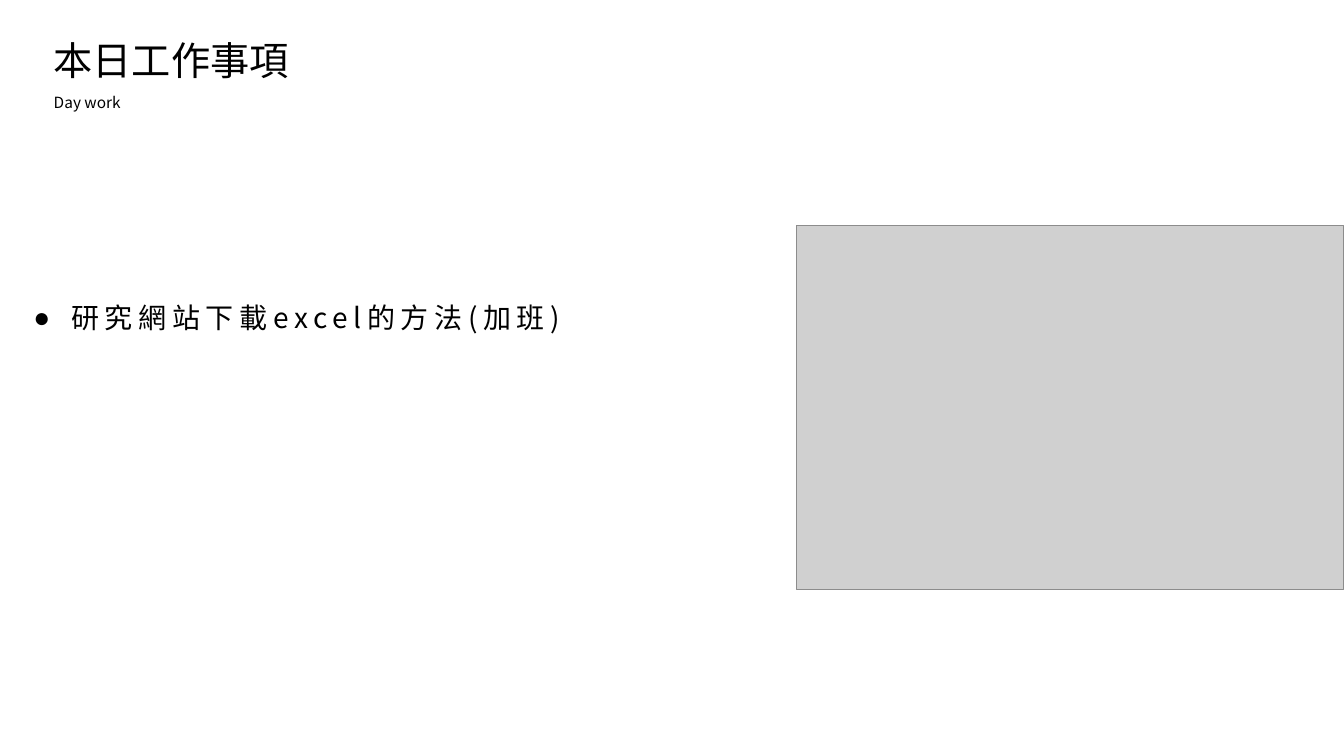
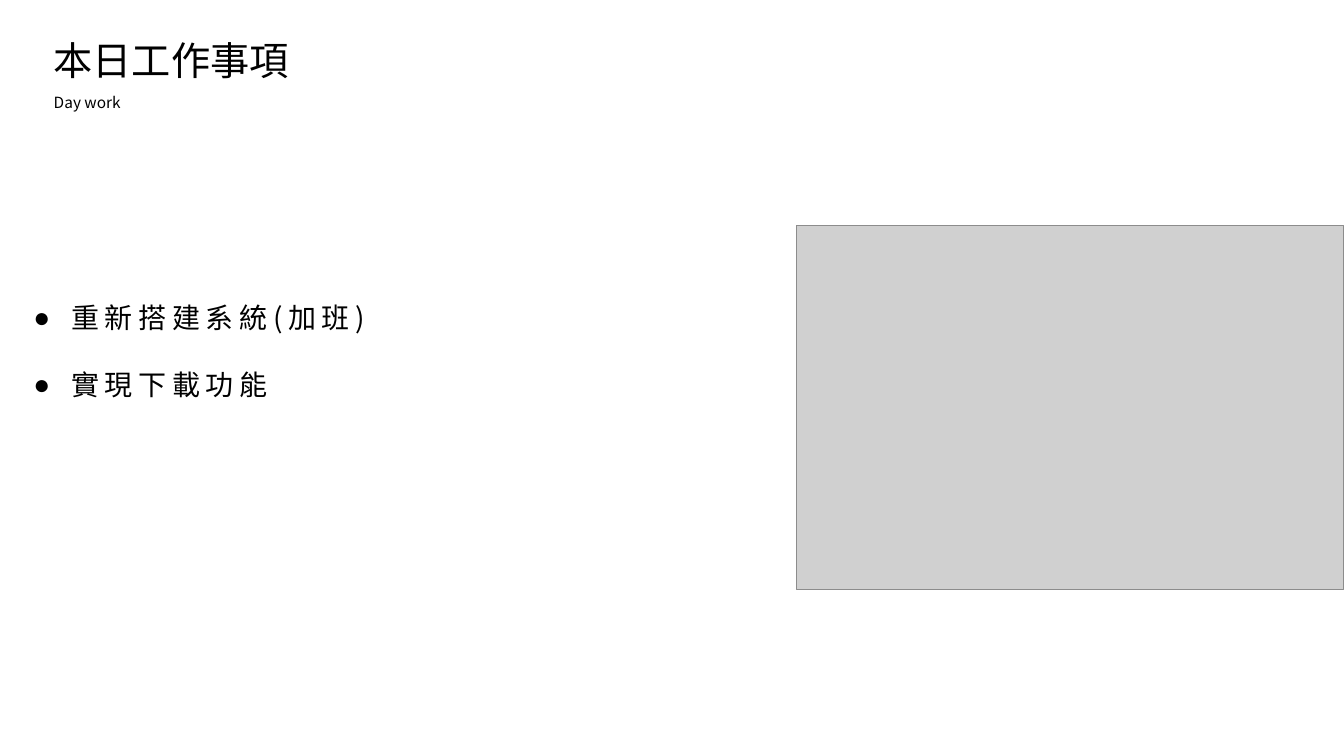
Before and after one commit to king637324/KnowledgeGreenhouseSystem, a slide deck: slide 2 of 工作日報_葉柏漢/2021.11/2021.11.17(加班)_2021.11.18工作日報_葉柏漢.pptx. Drawn at 1344x756 pixels with LibreOffice and Linux fonts; fonts in the diff are those of the drawing; grey boxes stand for pictures. Boxes give left, top, right and bottom in pixels: in the first picture for what was removed or moved away, otherwise in the second. Text is boxed around its words. In the diff, an @@ line names an element or a change of style, - is before the commit and + after.

```diff
--- a/工作日報_葉柏漢/2021.11/2021.11.17(加班)_2021.11.18工作日報_葉柏漢.pptx
+++ b/工作日報_葉柏漢/2021.11/2021.11.17(加班)_2021.11.18工作日報_葉柏漢.pptx
@@ text at (71,304,365,398): text changed @@
-● 研究網站下載excel的方法(加班)
+● 重新搭建系統(加班)
+● 實現下載功能
```
Also in this commit, not shown: 2 slides added, 1 slide removed, 1 other file.
